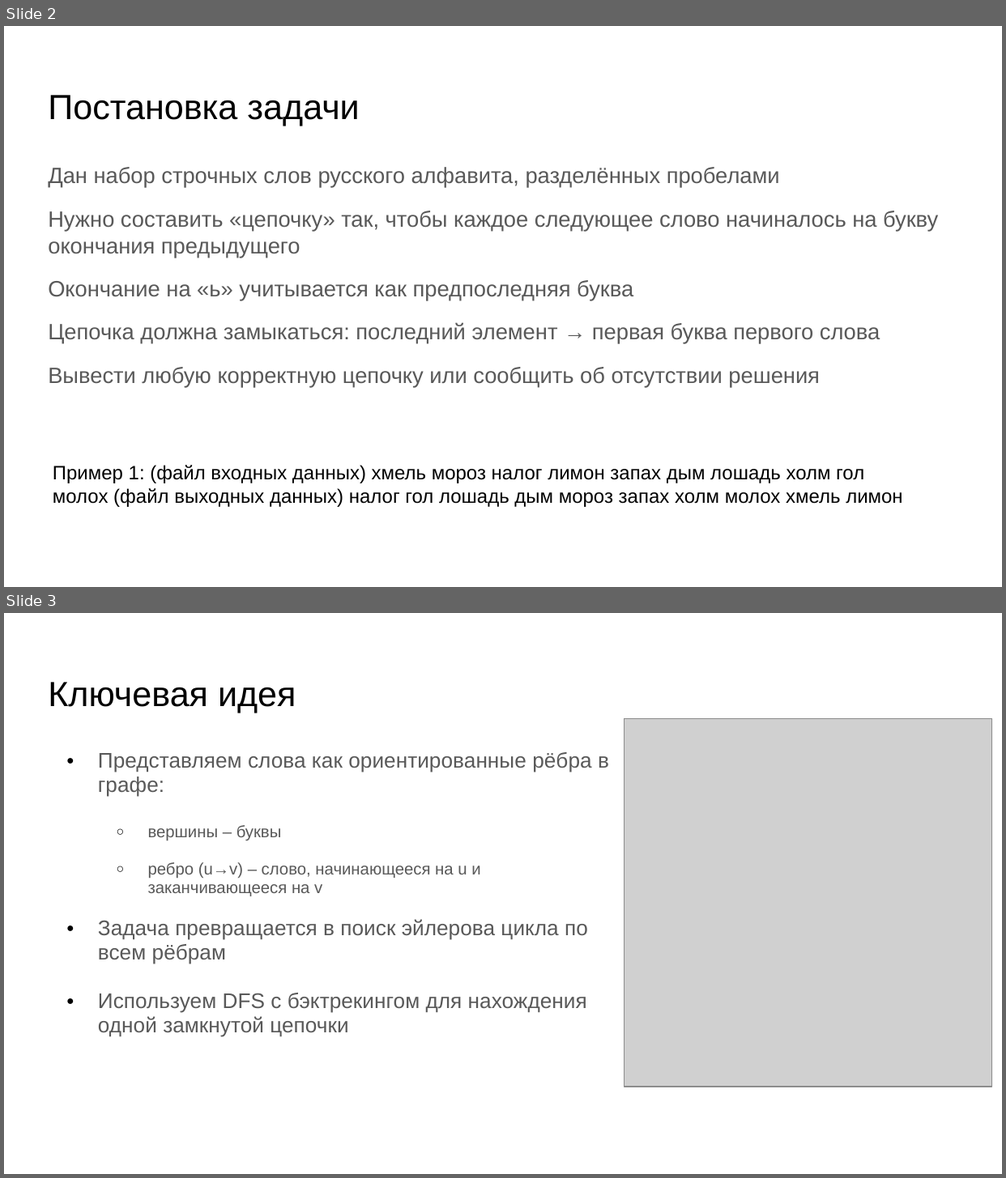
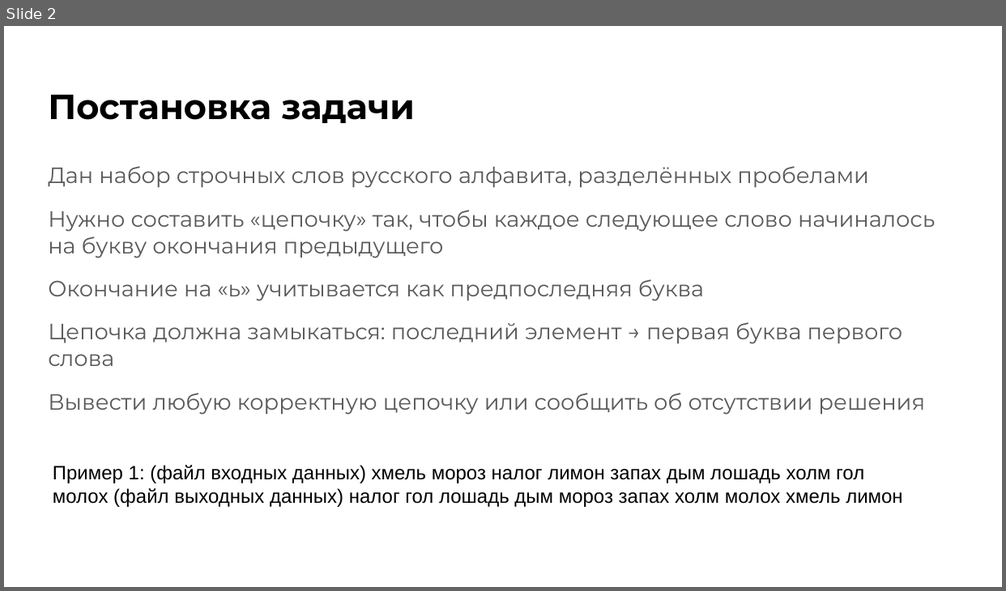
Before and after one commit to SaveliyShutov/IKM_ShutovSaveliy, a slide deck: Игра в слова.pptx. Shown one above the other, each under a label of ours: slides 2 and 3 before the commit, slide 2 after it. The pictures are 1006x1178 and 1006x591 pixels, drawn with LibreOffice and Linux fonts; fonts in the diff are those of the drawing; grey boxes stand for pictures. Boxes give left, top, right and bottom in pixels: in the first picture for what was removed or moved away, otherwise in the second. Text is boxed around its words. In the diff, an @@ line names an element or a change of style, - is before the commit and + after.

```diff
--- a/Игра в слова.pptx
+++ b/Игра в слова.pptx
@@ slide 3 removed at (4,613,1002,1174), background #FFFFFF @@
@@ title removed at (48,682,296,713) @@
-Ключевая идея
@@ picture removed at (624,719,992,1087) @@
@@ text removed at (98,752,609,1037) @@
-● Представляем слова как ориентированные рёбра в графе:
-  ○ вершины – буквы
-  ○ ребро (u→v) – слово, начинающееся на u и заканчивающееся на v
-● Задача превращается в поиск эйлерова цикла по всем рёбрам
-● Используем DFS с бэктрекингом для нахождения одной замкнутой цепочки
@@ slide 2 changed as well @@
@@ title "Постановка задачи" at (48,94,415,123): font Arial to Montserrat, bold on @@
@@ text "Дан набор строчных слов русского ..." at (48,166,935,415): font Arial to Montserrat @@
```
Also in this commit, not shown: 2 other slides changed, 5 slides added, 4 other slides removed.
